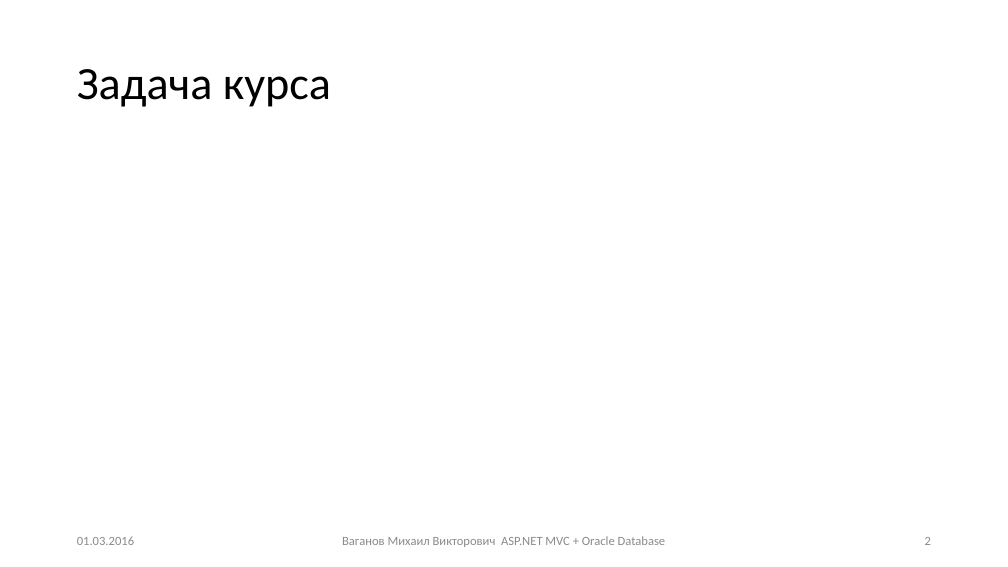
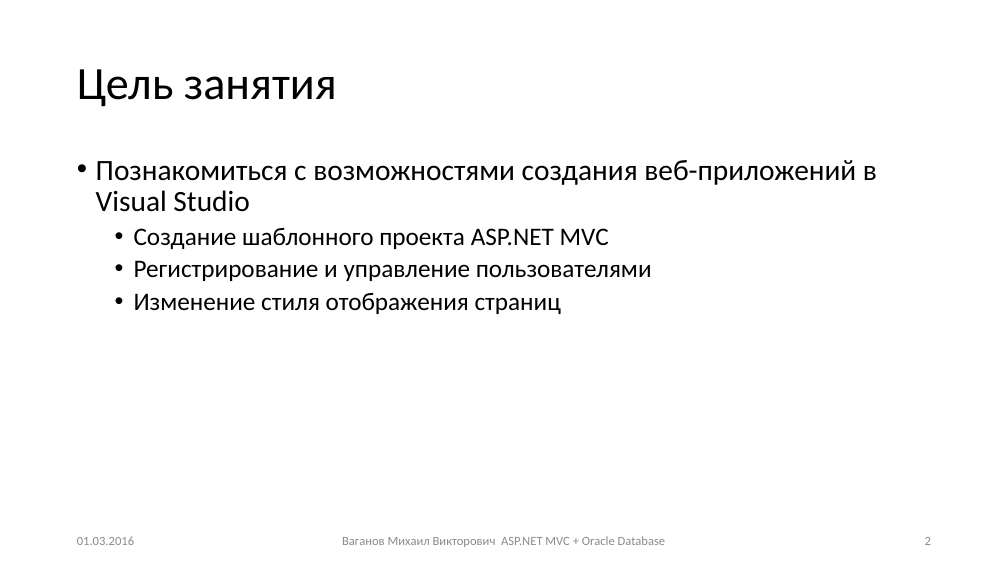
Before and after one commit to Mikhail-Vaganov/psu-applicants, a slide deck: slide 2 of Presentations/Занятие 2.pptx. Drawn at 1008x567 pixels with LibreOffice and Linux fonts; fonts in the diff are those of the drawing. Boxes give left, top, right and bottom in pixels: in the first picture for what was removed or moved away, otherwise in the second. Text is boxed around its words. In the diff, an @@ line names an element or a change of style, - is before the commit and + after.

```diff
--- a/Presentations/Занятие 2.pptx
+++ b/Presentations/Занятие 2.pptx
@@ title at bbox=[77, 69, 337, 107]: text changed @@
-Задача курса
+Цель занятия
@@ text added at bbox=[96, 160, 877, 314], 24 pt, text #000000 @@
+• Познакомиться с возможностями создaния веб-приложений в Visual Studio
+  • Создание шаблонного проекта ASP.NET MVC
+  • Регистрирование и управление пользователями
+  • Изменение стиля отображения страниц
```
Also in this commit, not shown: 6 other slides changed, 2 slides added, 15 slides removed, 34 other files.
